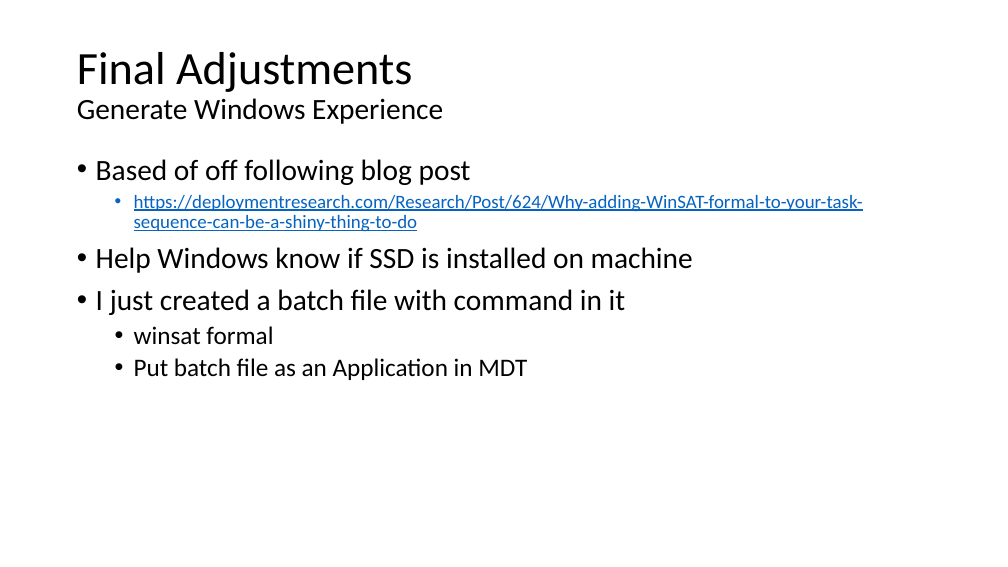
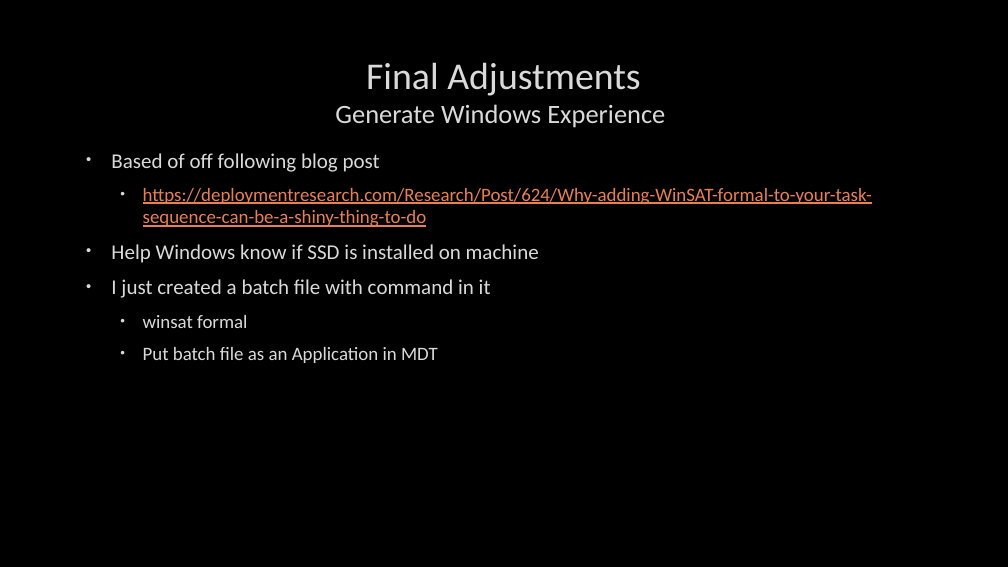
Before and after one commit to fydexx/HECC-2018, a slide deck: slide 9 of Part_02/Section03.pptx (slide 8 before the commit). Drawn at 1008x567 pixels with LibreOffice and Linux fonts; fonts in the diff are those of the drawing; background and template pictures are left out. Boxes give left, top, right and bottom in pixels: in the first picture for what was removed or moved away, otherwise in the second. Text is boxed around its words. In the diff, an @@ line names an element or a change of style, - is before the commit and + after.

```diff
--- a/Part_02/Section03.pptx
+++ b/Part_02/Section03.pptx
@@ background #FFFFFF to picture (left out) @@
@@ title "Final Adjustments Generate Windows Experience": place and size @@
-title "Final Adjustments Generate Windows Experience" at <box>77,52,443,124</box>
+title "Final Adjustments Generate Windows Experience" at <box>335,62,665,128</box>
@@ title "Final Adjustments Generate Windows Experience" at <box>335,62,665,128</box>: size 44 to 36 pt in "Final Adjustments"; size 28 to 25.2 pt in "Generate Windows Experience"; text colour #000000 to #DADADA, letter outline none to #404040 0.75 pt; alignment left to centre; line spacing 0.9 to 1 @@
@@ text "Based of off following blog ...": place and size @@
-text "Based of off following blog ..." at <box>96,159,863,380</box>
+text "Based of off following blog ..." at <box>111,153,872,363</box>
@@ text "Based of off following blog ..." at <box>111,153,872,363</box>: size 28 to 20 pt in "Based of off following blog post", "Help Windows know if SSD is installed ...", "I just created a batch file with ..."; text colour #000000 to #DADADA in "Based of off following blog post", "Help Windows know if SSD is installed ...", "I just created a batch file with ...", "winsat formal" and 1 more places; letter outline none to #404040 0.75 pt; text colour #0563C1 to #E98052 in "https://deploymentresearch.com/Research/Post/624/Why-adding- ..."; size 24 to 18 pt in "winsat formal", "Put batch file as an Application in ..."; indent changed; line spacing 0.9 to 1; more space between paragraphs @@
```
Also in this commit, not shown: 13 other slides changed, 1 slide added.
